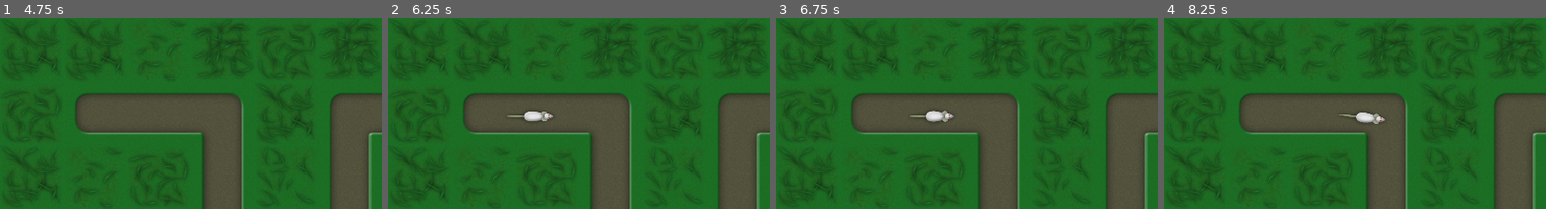
Above: before the commit, frames 1-4 (left to right).
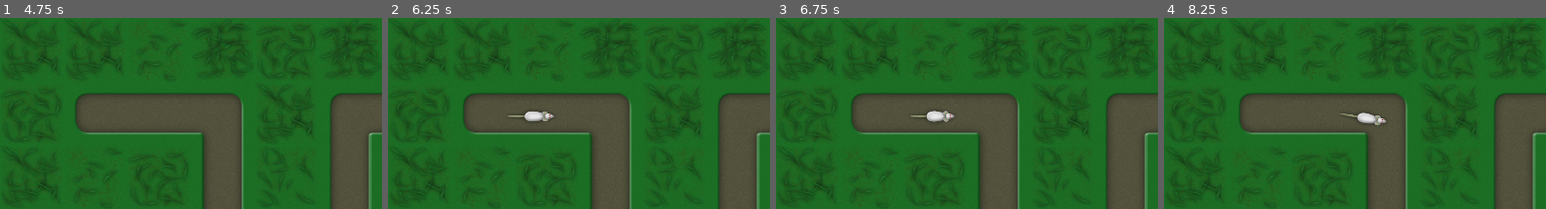
Above: after the commit, the same moments.

Repository: vibrunazo/godot-cats
Game: Godot game, scene res://scenes/Map.tscn
Same seed, same stepped clock (60 frames per second), same inputs: the game is played once before the commit and once after it.
Inputs (mouse positions are % of the whole screen's width and height, from its top left):
- Up to frame 1 (4.75 s): click "$10" at 0.5 s; click "$15" at 1.25 s; click "$10" at 2 s; click "$15" at 2.75 s; click "$10" at 3.5 s; click "$15" at 4.25 s
- Up to frame 2 (6.25 s): tap Enter at 5 s; drag from (88, 25) to (15, 26) at 5.02 s; drag from (30, 55) to (18, 26) at 5.77 s
- Up to frame 3 (6.75 s): tap Space at 6.5 s; move the mouse to (60, 28) at 6.52 s; click (60, 28) at 6.67 s
- Up to frame 4 (8.25 s): tap Enter at 7.25 s; drag from (45, 70) to (88, 25) at 7.27 s; click "X" at 8 s
The pictures show only the part of the screen within x 0-50%, y 0-50%; the shares and areas given below are measured in that part.

Frame 1 is identical in both runs. In frame 2, less than 0.1% of the frame differs, in the area x 35-44%, y 49-54%; in frame 3, 0.1%; in frame 4, 0.2%, in the area x 45-59%, y 49-57%.

Commit message:
cat can target either furthest or stronger

Diff:
--- a/project.godot
+++ b/project.godot
@@ -24,11 +24,6 @@
 "language": "GDScript",
 "path": "res://scenes/cats/Cat02.gd"
 }, {
-"base": "Control",
-"class": "CatActions",
-"language": "GDScript",
-"path": "res://scenes/CatActions.gd"
-}, {
 "base": "Node2D",
 "class": "Map",
 "language": "GDScript",
@@ -43,7 +38,6 @@
 "Bullet": "res://assets/ball.png",
 "Cat": "res://assets/cat01.png",
 "Cat2": "res://assets/cat02.png",
-"CatActions": "",
 "Map": "",
 "Mouse": "res://assets/mouse01.png"
 }
--- a/scenes/CatActions.gd
+++ /dev/null
@@ -1,19 +0,0 @@
-extends Control
-
-class_name CatActions
-
-signal up_pressed
-signal up2_pressed
-signal delete_pressed
-
-func _ready():
-	pass # Replace with function body.
-
-func _on_UpButton_pressed():
-	emit_signal("up_pressed")
-
-func _on_Up2Button_pressed():
-	emit_signal("up2_pressed")
-
-func _on_DeleteButton_pressed():
-	emit_signal("delete_pressed")
--- a/scenes/CatActions.tscn
+++ b/scenes/CatActions.tscn
@@ -18,6 +18,7 @@
 custom_constants/separation = 20
 
 [node name="UpButton" type="Button" parent="HBoxContainer"]
+unique_name_in_owner = true
 margin_right = 129.0
 margin_bottom = 80.0
 rect_min_size = Vector2( 80, 80 )
--- a/scenes/Map.gd
+++ b/scenes/Map.gd
@@ -16,9 +16,13 @@
 }
 
 var spawn_count := 0
+var start_time := 0
+var ellapsed := 0
+var max_size := 30.0
 
 # Called when the node enters the scene tree for the first time.
 func _ready():
+	start_time = Time.get_ticks_msec()
 	el_path = $Path2D
 	for b in get_tree().get_nodes_in_group("action_button"):
 		print("found action button %s" % b.get_name())
@@ -117,10 +121,11 @@
 	spawn_count += 1
 	var mouse = mouse_scene.instance()
 	mouse.position = Vector2(0, 0)
+	ellapsed = (Time.get_ticks_msec() - start_time) / 1000
 	var min_size = 30
-	var max_size = 30 + spawn_count * 0.2
+	max_size = min_size + pow(ellapsed, 1.3) * 0.3
 	var min_speed = 40
-	var max_speed = min(100, 30 + spawn_count * 0.3)
+	var max_speed = min(100, min_speed + ellapsed * 0.18)
 	mouse.max_health = rand_range(min_size, max_size)
 	mouse.speed = rand_range(min_speed, max_speed)
 	el_path.add_child(mouse)
@@ -130,18 +135,21 @@
 	spawn_new_mouse()
 	if $SpawnTimer.wait_time >= 3.0:
 		$SpawnTimer.wait_time -= 0.2#$SpawnTimer.wait_time * 0.05
-	elif $SpawnTimer.wait_time >= 1.5:
-		$SpawnTimer.wait_time -= $SpawnTimer.wait_time * 0.03
-	elif $SpawnTimer.wait_time >= 1.0:
-		$SpawnTimer.wait_time -= $SpawnTimer.wait_time * 0.02
-	elif $SpawnTimer.wait_time >= 0.3:
+	elif $SpawnTimer.wait_time >= 2.0:
 		$SpawnTimer.wait_time -= $SpawnTimer.wait_time * 0.01
-	if $SpawnTimer.wait_time >= 0.3:
+	elif $SpawnTimer.wait_time >= 1.2:
+		$SpawnTimer.wait_time -= $SpawnTimer.wait_time * 0.005
+	elif $SpawnTimer.wait_time >= 0.5:
+		$SpawnTimer.wait_time -= $SpawnTimer.wait_time * 0.002
+	if $SpawnTimer.wait_time >= 0.5 and Global.DEBUG_MAP_TIMER:
 		print("new spawn timer is %f" % $SpawnTimer.wait_time)
 
 
 func _on_mouse_killed(mouse: Mouse):
-	add_coins(1)
+	var hp = mouse.max_health
+	# 80hp is 2 coins, 253hp is 3 coins, 504 is 4 coins
+	var worth = 1 + floor(pow(hp, 0.6) / 13.8)
+	add_coins(worth)
 
 func _on_cat_clicked(cat: Cat):
 	print('clicked cat %s' % cat.name)
--- a/scenes/Mouse.gd
+++ b/scenes/Mouse.gd
@@ -23,7 +23,8 @@
 	update_scale()
 	h_offset = rng.randf_range(-OFFSET_RANGE, OFFSET_RANGE) * 2
 	v_offset = rng.randf_range(-OFFSET_RANGE, OFFSET_RANGE)
-#	print("mouse ready with %s health and %s speed" % [health, speed])
+	if Global.DEBUG_MOUSE:
+		print("mouse ready with %s health and %s speed" % [health, speed])
 #	$Sprite.offset = Vector2(rng.randf_range(-OFFSET_RANGE, OFFSET_RANGE) * 2, rng.randf_range(-OFFSET_RANGE, OFFSET_RANGE))
 
 # Called every frame. 'delta' is the elapsed time since the previous frame.
@@ -61,7 +62,7 @@
 	offset = t
 
 func update_scale():
-	var size = 0.625 + health * 0.0075
+	var size = 0.6 + pow(health, 0.75) * 0.02
 	size = min(size, 1.6)
 	scale = Vector2(size, size)
 
--- a/scenes/cats/Cat.gd
+++ b/scenes/cats/Cat.gd
@@ -2,24 +2,20 @@
 
 class_name Cat, "res://assets/cat01.png"
 signal clicked
-signal sold
-
-
-# Declare member variables here. Examples:
-# var a = 2
-# var b = "text"
 
 var aggro_list = []
 var target: Mouse
 var bullet_scene = preload("res://scenes/Bullet.tscn")
 onready var spawn_position: Position2D = $Turret/SpawnPosition
 onready var bullet_sprite: Sprite = $Turret/SpawnPosition/BulletSprite
+enum FocusType {FURTHEST, HEALTH}
 export var building = true
 export var selected = true
 export var cat_name = "Cat1"
 export var damage = 10
 export var aggro_range := 200.0
 export var shot_speed = 400
+export(FocusType) var focus = 0
 onready var el_UI = $Node2D/UI
 var SELECTION_SIZE := 400.0
 var map_ref: Node2D = null
@@ -127,6 +123,15 @@
 func search_new_target():
 #	print(aggro_list)
 	if aggro_list.size() == 0: return
+	var best: Mouse = aggro_list[0]
+	if focus == FocusType.FURTHEST:
+		best = search_furthest()
+	if focus == FocusType.HEALTH:
+		best = search_health()
+#	print('best is %s' % best)
+	acquire_new_target(best)
+
+func search_furthest() -> Mouse:
 	var best_score := 0
 	var best: Mouse = aggro_list[0]
 	for m in aggro_list:
@@ -134,8 +139,17 @@
 		if mouse.offset > best_score:
 			best_score = mouse.offset
 			best = mouse
-#	print('best is %s' % best)
-	acquire_new_target(best)
+	return best
+
+func search_health() -> Mouse:
+	var best_score := 0
+	var best: Mouse = aggro_list[0]
+	for m in aggro_list:
+		var mouse: Mouse = m
+		if mouse.health > best_score:
+			best_score = mouse.health
+			best = mouse
+	return best
 
 func shoot():
 	if !target or !is_instance_valid(target):
@@ -201,7 +215,6 @@
 	damage += 10
 
 func _on_delete_pressed():
-	emit_signal("sold")
 	var cost = map_ref.data[cat_name]['cost']
 	map_ref.add_coins(int(cost * 0.75))
 	map_ref.remove_cat_at_cell(cell_pos)
@@ -209,7 +222,9 @@
 
 func on_map_coins_changed(coins: int):
 	if coins < 5:
-		$Node2D/UI/CatActions/HBoxContainer/UpButton.disabled = true
+#		$Node2D/UI/CatActions/HBoxContainer/UpButton.disabled = true
+		$Node2D/UI/CatActions.get_node("%UpButton").disabled = true
+#		get_node("%UpButton").disabled = true
 	else:
 		$Node2D/UI/CatActions/HBoxContainer/UpButton.disabled = false
 	if coins < 20:
--- a/scenes/cats/Cat.tscn
+++ b/scenes/cats/Cat.tscn
@@ -455,7 +455,7 @@
 texture = ExtResource( 8 )
 
 [node name="Cooldown" type="Timer" parent="."]
-wait_time = 1.1
+wait_time = 0.8
 
 [node name="ClickArea" type="Area2D" parent="."]
 script = ExtResource( 2 )
--- a/scenes/cats/Cat01.tscn
+++ b/scenes/cats/Cat01.tscn
@@ -7,6 +7,7 @@
 radius = 200.0
 
 [node name="Cat" instance=ExtResource( 1 )]
+focus = 1
 
 [node name="AggroShape" parent="AggroRange" index="0"]
 shape = SubResource( 1 )
--- a/scripts/Global.gd
+++ b/scripts/Global.gd
@@ -5,6 +5,8 @@
 # var a = 2
 # var b = "text"
 var DEBUG = false
+var DEBUG_MAP_TIMER = true
+var DEBUG_MOUSE = false
 var rng = RandomNumberGenerator.new()
 
 func _ready():
